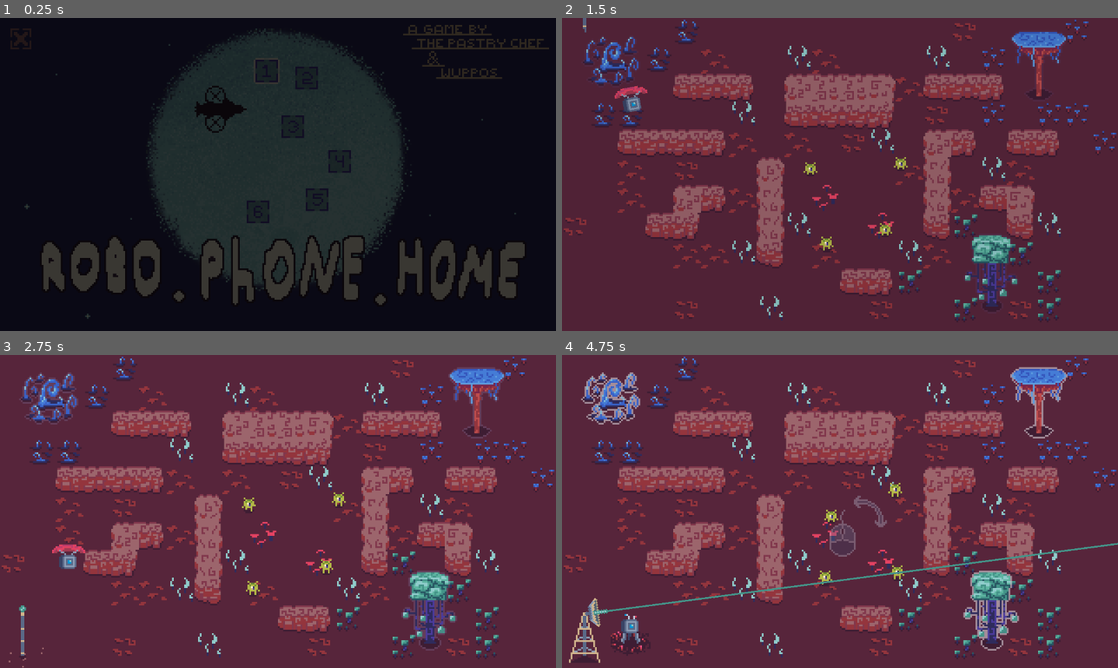
Above: before the commit, frames 1-4 (two rows, left to right).
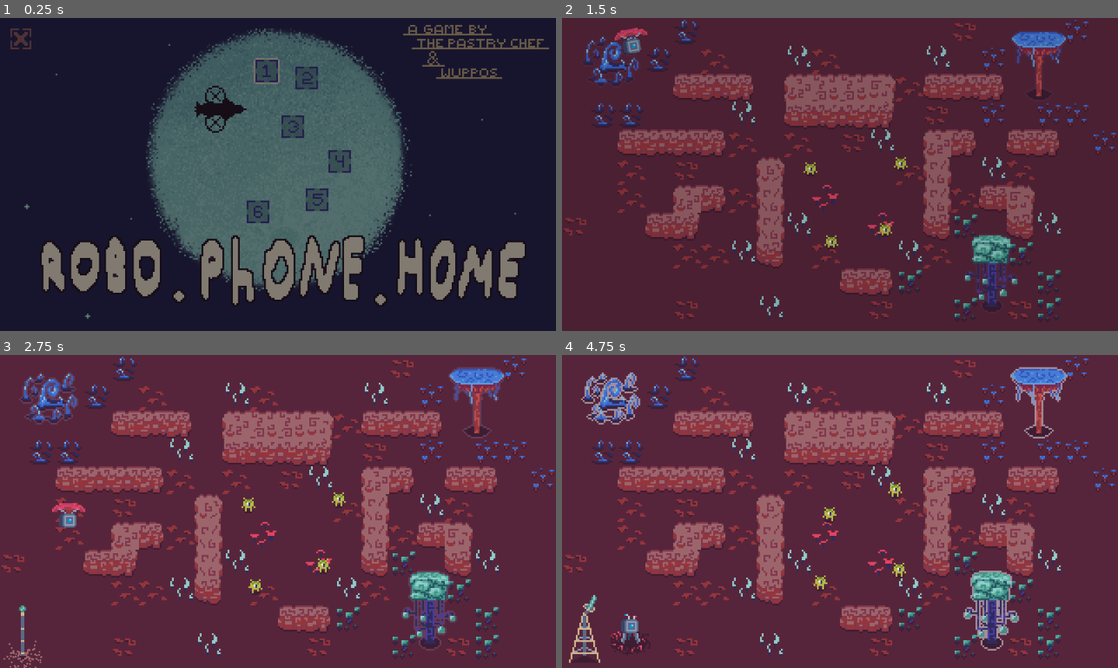
Above: after the commit, the same moments.

Repository: YannVeld/LD59
Game: Godot game, scene res://game_menu.tscn
Two runs of this game, one before a commit and one after it. Both use one fixed random seed, a clock stepped at 60 frames per second and the inputs below.
Inputs (mouse positions are in pixels of both pictures, inside the frame that each line leads up to):
- Up to frame 1 (0.25 s): no input
- Up to frame 2 (1.5 s): click (828, 71) at 0.5 s; tap Enter at 1.25 s; move the mouse to (962, 158) at 1.27 s; hold D (move_right) from 1.28 s (still down)
- Up to frame 3 (2.75 s): move the mouse to (166, 527) at 2.02 s; release D (move_right) at 2.03 s; hold Down (move_down) from 2.03 s (still down)
- Up to frame 4 (4.75 s): move the mouse to (895, 442) at 2.77 s; release Down (move_down) at 2.78 s; hold D (move_right) 2.78-3.53 s; move the mouse to (812, 574) at 3.52 s; hold Up (move_up) 3.53-4.28 s; move the mouse to (1006, 558) at 4.27 s; hold A (move_left) from 4.28 s (still down)

The runs differ from the first frame. In frame 1, 97% of the frame differs, in the area x 0-100%, y 0-100%; in frame 2, 0.6%; in frame 3, 0.9%; in frame 4, 1.5%.
Error in both runs: Invalid call. Nonexistent function 'play_sound' in base 'previously freed'. (res://Scripts/tower_landing.gd:63)

Commit message:
Made the scene transitions more smooth

Diff:
--- a/Scripts/fader.gd
+++ b/Scripts/fader.gd
@@ -1,7 +1,7 @@
 extends ColorRect
 
-@export var FADE_IN_SPEED = 1.0
-@export var FADE_OUT_SPEED = 1.0
+@export var FADE_IN_SPEED = 2.0 #1.0
+@export var FADE_OUT_SPEED = 2.0 #1.0
 var fading_in = true
 var fading_out = false
 
@@ -11,6 +11,7 @@
 # Called when the node enters the scene tree for the first time.
 func _ready() -> void:
 	visible = true
+	color[3]=1.0
 	pass # Replace with function body.
 
 # Called every frame. 'delta' is the elapsed time since the previous frame.
@@ -30,5 +31,8 @@
 			fading_out = false
 			on_fade_out_finished.emit()
 
-func _on_robot_takeoff_flying_starts() -> void:
+func _on_robot_takeoff_takeoff_complete() -> void:
 	fading_out=true
+
+func _on_game_menu_on_button_pressed() -> void:
+	fading_out=true
--- a/Scripts/game_menu.gd
+++ b/Scripts/game_menu.gd
@@ -1,6 +1,10 @@
 extends Node2D
 
 @onready var level_buttons = $"Level buttons"
+@onready var fader = $"Fader"
+
+signal on_button_pressed
+
 # Called when the node enters the scene tree for the first time.
 func _ready() -> void:
 	print(SessionManager.level_status)
@@ -19,26 +23,44 @@
 	pass
 
 func _on_button_pressed() -> void:
+	on_button_pressed.emit()
+	await fader.on_fade_out_finished
+
 	SessionManager.current_level = 1
 	get_tree().change_scene_to_file("res://level1.tscn")
 
 func _on_button_2_pressed() -> void:
+	on_button_pressed.emit()
+	await fader.on_fade_out_finished
+
 	SessionManager.current_level = 2
 	get_tree().change_scene_to_file("res://level2.tscn")
 
 func _on_button_3_pressed() -> void:
+	on_button_pressed.emit()
+	await fader.on_fade_out_finished
+
 	SessionManager.current_level = 3
 	get_tree().change_scene_to_file("res://level3.tscn")
 
 func _on_button_4_pressed() -> void:
+	on_button_pressed.emit()
+	await fader.on_fade_out_finished
+
 	SessionManager.current_level = 4
 	get_tree().change_scene_to_file("res://level4.tscn")
 
 func _on_button_5_pressed() -> void:
+	on_button_pressed.emit()
+	await fader.on_fade_out_finished
+
 	SessionManager.current_level = 5
 	get_tree().change_scene_to_file("res://level5.tscn")
 
 func _on_button_6_pressed() -> void:
+	on_button_pressed.emit()
+	await fader.on_fade_out_finished
+
 	SessionManager.current_level = 6
 	get_tree().change_scene_to_file("res://level6.tscn")
 
--- a/Scripts/robot_takeoff.gd
+++ b/Scripts/robot_takeoff.gd
@@ -55,7 +55,7 @@
 
 		WIGGLE_DIST += WIGGLE_DIST_CHANGE*delta
 
-	if position.y <= 0.0:
+	if position.y <= 64.0:
 		takeoff_complete.emit()
 
 
--- a/game_menu.tscn
+++ b/game_menu.tscn
@@ -355,8 +355,6 @@
 offset_top = -3.0
 offset_right = 324.0
 offset_bottom = 185.0
-FADE_IN_SPEED = 0.9
-FADE_OUT_SPEED = 1.2
 
 [node name="ColorRect" type="ColorRect" parent="." unique_id=1694349846]
 z_index = -4096
@@ -376,6 +374,7 @@
 texture_pressed = SubResource("AtlasTexture_0im1f")
 texture_hover = SubResource("AtlasTexture_6juqt")
 
+[connection signal="on_button_pressed" from="." to="Fader" method="_on_game_menu_on_button_pressed"]
 [connection signal="pressed" from="Level buttons/Button1" to="." method="_on_button_pressed"]
 [connection signal="pressed" from="Level buttons/Button2" to="." method="_on_button_2_pressed"]
 [connection signal="pressed" from="Level buttons/Button3" to="." method="_on_button_3_pressed"]
--- a/template.tscn
+++ b/template.tscn
@@ -80,4 +80,4 @@
 [connection signal="on_fade_out_finished" from="Fader" to="GameManager" method="_on_fader_on_fade_out_finished"]
 [connection signal="pressed" from="PauseScreen/VBoxContainer/MainMenuButton" to="PauseScreen" method="_on_main_menu_button_pressed"]
 [connection signal="phoneHome" from="CircleRenderer" to="LandingZone" method="_on_circle_renderer_phone_home"]
-[connection signal="flying_starts" from="RobotTakeoff" to="Fader" method="_on_robot_takeoff_flying_starts"]
+[connection signal="takeoff_complete" from="RobotTakeoff" to="Fader" method="_on_robot_takeoff_takeoff_complete"]
Not shown: 1 places in game_menu.tscn that only renumber resources
